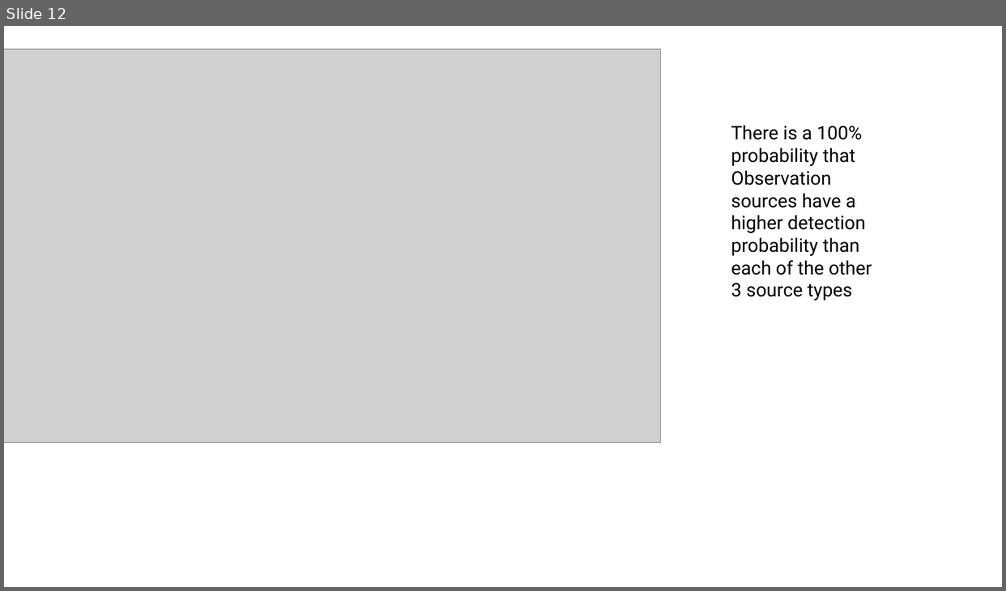
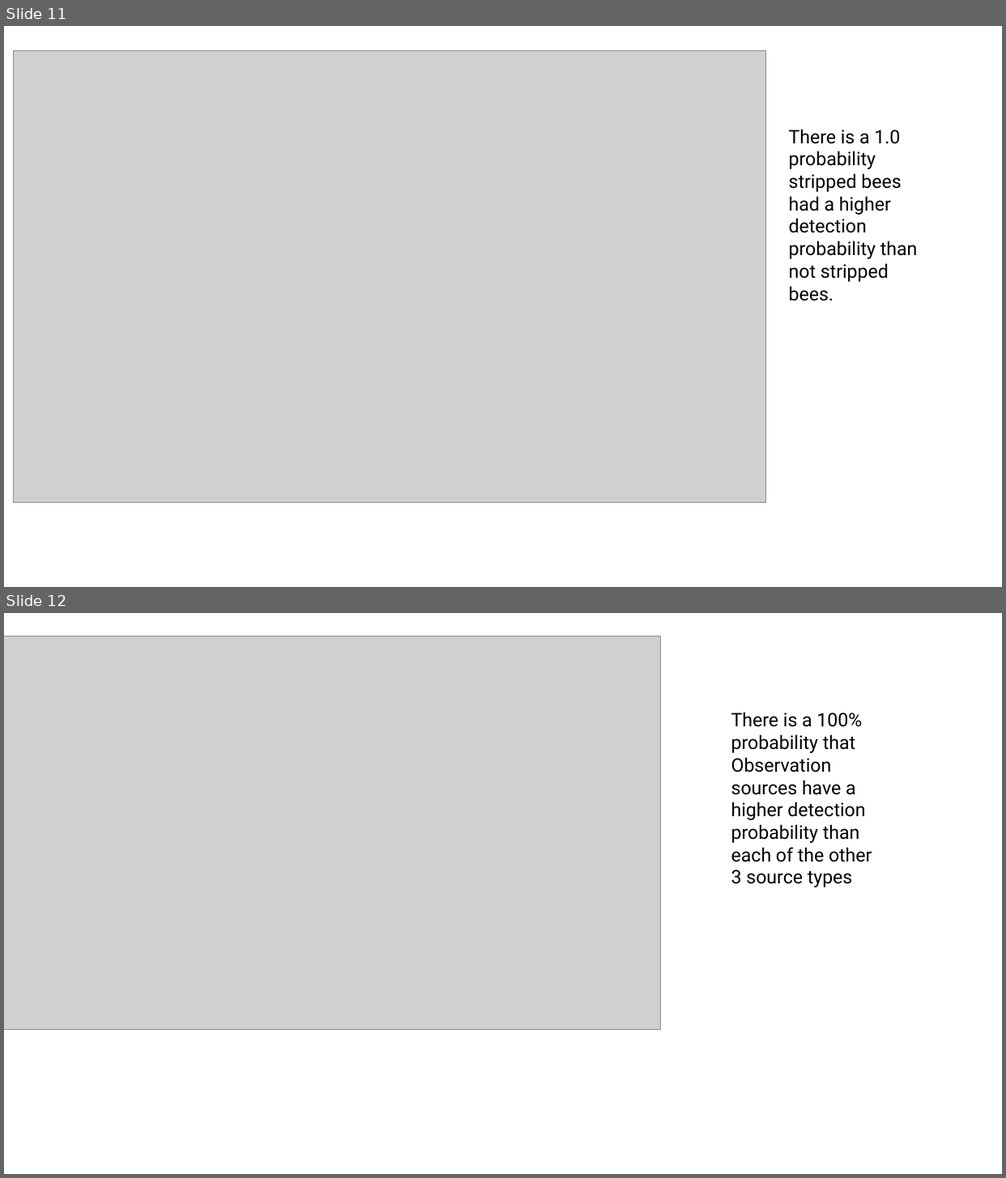
Before and after one commit to lee-michellej/globi_msomAndsciChecklists, a slide deck: Presentations/2024 07 17 - sample size + model figures.pptx. Shown one above the other, each under a label of ours: slide 12 before the commit, slides 11 and 12 after it. The pictures are 1006x591 and 1006x1178 pixels, drawn with LibreOffice and Linux fonts; fonts in the diff are those of the drawing; grey boxes stand for pictures. Boxes give left, top, right and bottom in pixels: in the first picture for what was removed or moved away, otherwise in the second. Text is boxed around its words. In the diff, an @@ line names an element or a change of style, - is before the commit and + after.

```diff
--- a/Presentations/2024 07 17 - sample size + model figures.pptx
+++ b/Presentations/2024 07 17 - sample size + model figures.pptx
@@ slide 11 added at bbox=[4, 26, 1002, 587], background #FFFFFF @@
@@ picture added at bbox=[14, 50, 767, 502] @@
@@ text added at bbox=[789, 129, 918, 301], 18 pt, text #000000 @@
+There is a 1.0 probability stripped bees had a higher detection probability than not stripped bees.
```
Also in this commit, not shown: 1 slide removed, 11 other files.
